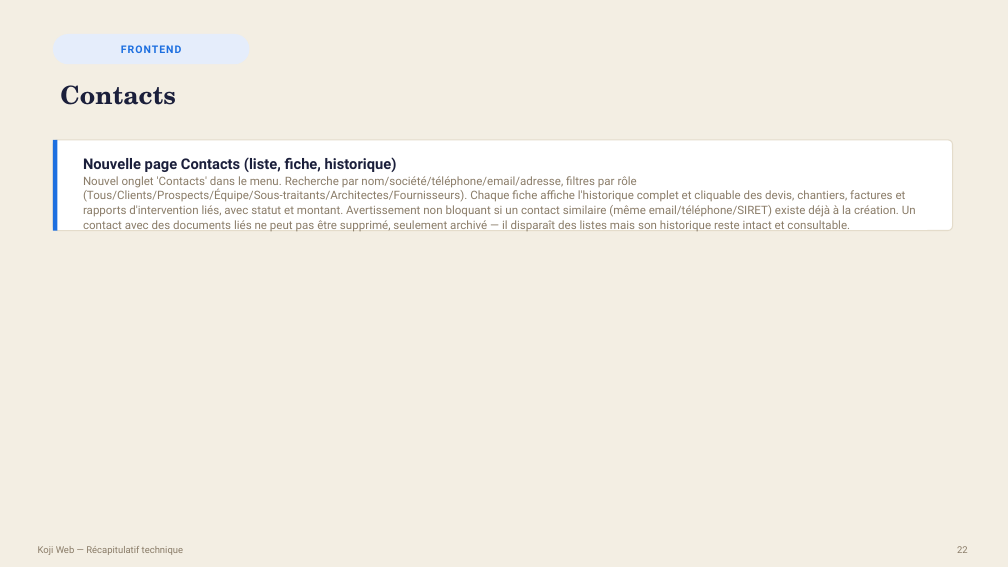
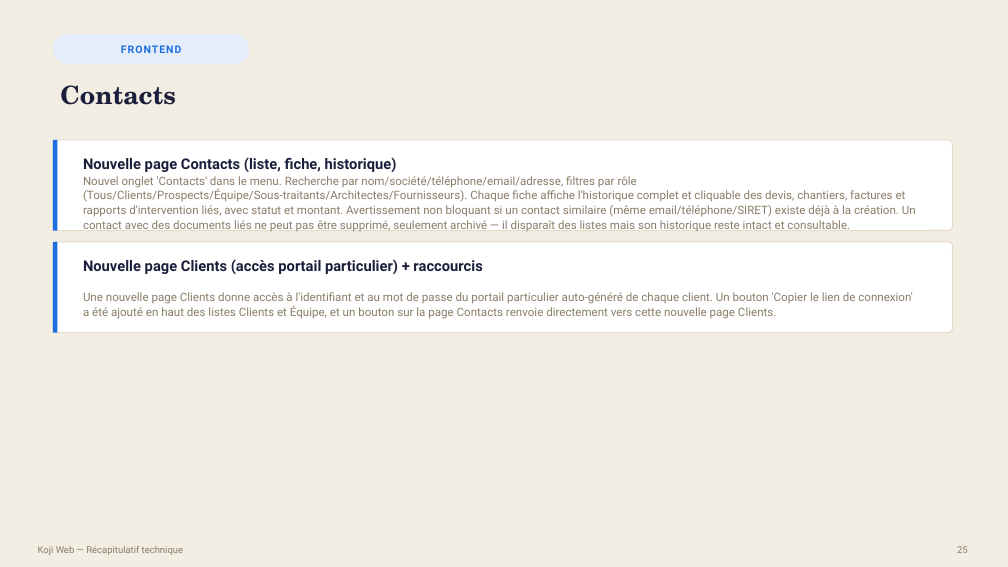
Before and after one commit to bouhouchimira-prog/web-app-Koji, a slide deck: slide 25 of docs/manager-recap/Recap-Koji-Manager.pptx (slide 22 before the commit). Drawn at 1008x567 pixels with LibreOffice and Linux fonts; fonts in the diff are those of the drawing. Boxes give left, top, right and bottom in pixels: in the first picture for what was removed or moved away, otherwise in the second. Text is boxed around its words. In the diff, an @@ line names an element or a change of style, - is before the commit and + after.

Commit message:
Recap manager : ajoute le travail d'octobre (58 nouvelles entrees)

```diff
--- a/docs/manager-recap/Recap-Koji-Manager.pptx
+++ b/docs/manager-recap/Recap-Koji-Manager.pptx
@@ rounded rectangle added at (53, 242, 953, 333), fill #FFFFFF, outline #E4DCCB 1 pt @@
@@ rectangle added at (53, 242, 57, 333), fill #1D6FE0 @@
@@ text added at (83, 259, 482, 274), 14 pt, text #1B1F3B, bold @@
+Nouvelle page Clients (accès portail particulier) + raccourcis
@@ text added at (83, 292, 913, 319), 11 pt, text #8A7C68 @@
+Une nouvelle page Clients donne accès à l'identifiant et au mot de passe du portail particulier auto-généré de chaque client. Un bouton 'Copier le lien de connexion' a été ajouté en haut des listes Clients et Équipe, et un bouton sur la page Contacts renvoie directement vers cette nouvelle page Clients.
```
Also in this commit, not shown: 52 other slides changed, 22 slides added, 1 other file.
